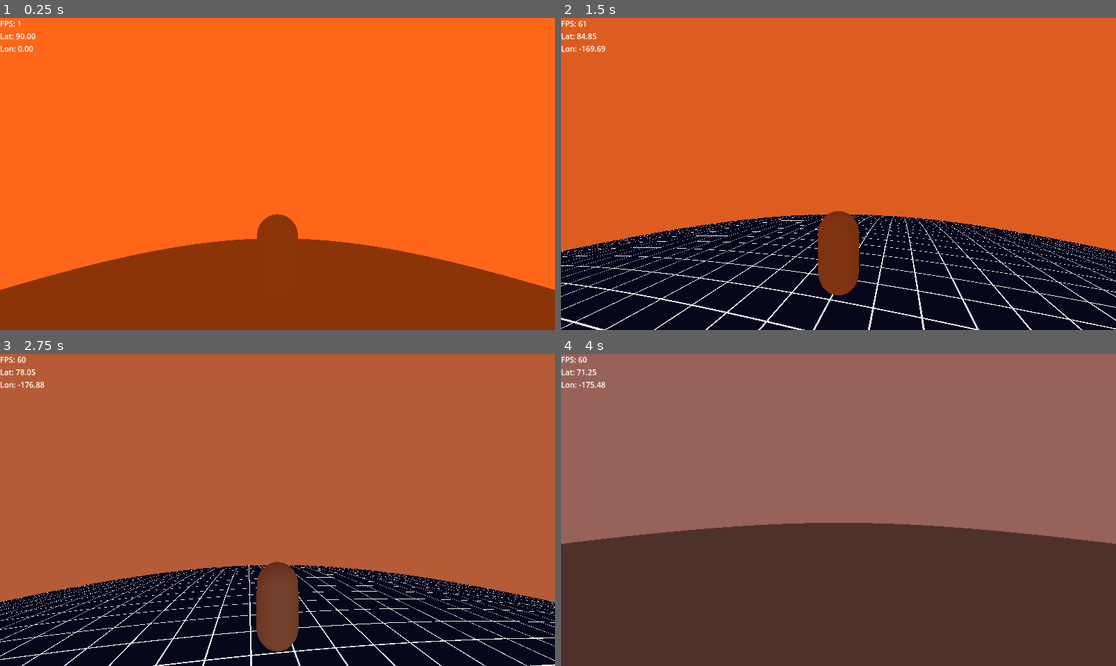
Above: before the commit, frames 1-4 (two rows, left to right).
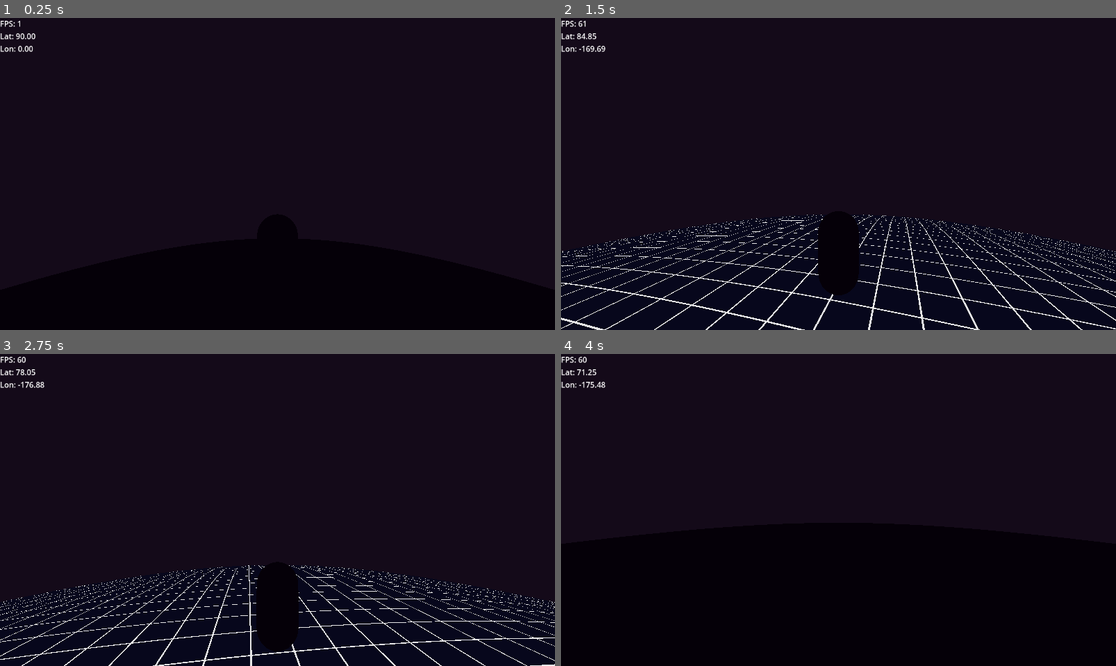
Above: after the commit, the same moments.

Repository: valfrom/LittlePlanet
Game: Godot game, scene res://world.tscn
Two runs of this game, one before a commit and one after it. Both use one fixed random seed, a clock stepped at 60 frames per second and the inputs below.
Inputs (mouse positions are in pixels of both pictures, inside the frame that each line leads up to):
- Up to frame 1 (0.25 s): no input
- Up to frame 2 (1.5 s): move the mouse to (866, 174) at 0.52 s; hold W (move_forward) from 0.53 s (still down); tap Space (jump) at 0.77 s; move the mouse to (810, 174) at 1.27 s
- Up to frame 3 (2.75 s): keep holding W (move_forward); tap Space (jump) at 1.52 s; move the mouse to (288, 503) at 2.02 s
- Up to frame 4 (4 s): keep holding W (move_forward); move the mouse to (832, 516) at 2.77 s; tap Space (jump) at 3.02, 3.77 s; move the mouse to (877, 513) at 3.52 s

The runs differ from the first frame. In frame 1, 100% of the frame differs, in the area x 0-100%, y 0-100%; in frame 2, 69%; in frame 3, 74%; in frame 4, 100%.

Commit message:
Remove sun

Diff:
--- a/SunController.gd
+++ /dev/null
@@ -1,36 +0,0 @@
-extends Node3D
-
-const TAU := PI * 2.0
-
-@export var planet: Node3D
-@export var orbit_radius: float = 400.0
-@export var orbit_speed: float = 0.15
-@export var azimuth_degrees: float = 0.0
-@export var initial_angle_degrees: float = 90.0
-
-var _angle: float
-
-func _ready() -> void:
-    _angle = deg_to_rad(initial_angle_degrees)
-    _update_transform()
-
-func _process(delta: float) -> void:
-    _angle = wrapf(_angle + orbit_speed * delta, 0.0, TAU)
-    _update_transform()
-
-func _update_transform() -> void:
-    if planet == null:
-        return
-
-    var pos := Vector3(
-        0.0,
-        sin(_angle) * orbit_radius,
-        cos(_angle) * orbit_radius
-    )
-
-    if azimuth_degrees != 0.0:
-        var azimuth_basis := Basis(Vector3.UP, deg_to_rad(azimuth_degrees))
-        pos = azimuth_basis * pos
-
-    global_position = planet.global_position + pos
-    look_at(planet.global_position, Vector3.UP)
--- a/world.tscn
+++ b/world.tscn
@@ -1,12 +1,11 @@
-[gd_scene load_steps=17 format=3 uid="uid://cjds608jy4xuv"]
+[gd_scene load_steps=15 format=3 uid="uid://cjds608jy4xuv"]
 
 [ext_resource type="Material" uid="uid://cdmhn2hjag56n" path="res://PlanetCurvature.tres" id="1_f3sb7"]
 [ext_resource type="Script" uid="uid://mhvgxe13x8ng" path="res://Player.gd" id="2_fj7yv"]
 [ext_resource type="Script" uid="uid://cgf2d738d1fss" path="res://OrbitCamera.gd" id="3_tlwt5"]
 [ext_resource type="Script" uid="uid://du64yerbgjgaa" path="res://HUD.gd" id="4_aqk2v"]
-[ext_resource type="Script" path="res://SunController.gd" id="5_146yl"]
 [ext_resource type="Material" path="res://AtmosphereMaterial.tres" id="6_fx2th"]
-[ext_resource type="Script" path="res://AtmosphereController.gd" id="7_28gmi"]
+[ext_resource type="Script" uid="uid://b2qlcqewkbmev" path="res://AtmosphereController.gd" id="7_28gmi"]
 
 [sub_resource type="Environment" id="Environment_tlwt5"]
 background_mode = 1
@@ -28,19 +27,6 @@
 radial_segments = 1024
 rings = 1024
 
-[sub_resource type="StandardMaterial3D" id="StandardMaterial3D_p82gu"]
-transparency = 1
-billboard_mode = 1
-vertex_color_use_as_albedo = true
-albedo_color = Color(1, 0.92, 0.75, 1)
-emission_enabled = true
-emission = Color(1, 0.92, 0.75, 1)
-emission_energy = 6.0
-disable_receive_shadows = true
-
-[sub_resource type="QuadMesh" id="QuadMesh_me2lw"]
-size = Vector2(120, 120)
-
 [sub_resource type="SphereShape3D" id="SphereShape3D_gv5m4"]
 radius = 100.0
 
@@ -49,17 +35,6 @@
 [sub_resource type="CapsuleMesh" id="CapsuleMesh_tlwt5"]
 
 [node name="World" type="Node3D"]
-
-[node name="Sun" type="Node3D" parent="."]
-script = ExtResource("5_146yl")
-planet = NodePath("../Planet")
-
-[node name="DirectionalLight3D" type="DirectionalLight3D" parent="Sun"]
-
-[node name="SunBillboard" type="MeshInstance3D" parent="Sun"]
-material_override = SubResource("StandardMaterial3D_p82gu")
-mesh = SubResource("QuadMesh_me2lw")
-cast_shadow = 0
 
 [node name="WorldEnvironment" type="WorldEnvironment" parent="."]
 environment = SubResource("Environment_tlwt5")
@@ -74,12 +49,12 @@
 
 [node name="Atmosphere" type="MeshInstance3D" parent="Planet" node_paths=PackedStringArray("player", "planet", "sun_light", "world_environment")]
 material_override = ExtResource("6_fx2th")
+cast_shadow = 0
 mesh = SubResource("SphereMesh_qjrcu")
-cast_shadow = 0
 script = ExtResource("7_28gmi")
 player = NodePath("../../Player")
 planet = NodePath("..")
-sun_light = NodePath("../../Sun/DirectionalLight3D")
+sun_light = NodePath("")
 world_environment = NodePath("../../WorldEnvironment")
 
 [node name="CollisionShape3D" type="CollisionShape3D" parent="Planet"]
Not shown, added: Atmosphere.gdshader.uid
